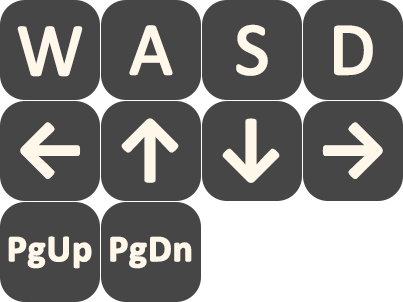
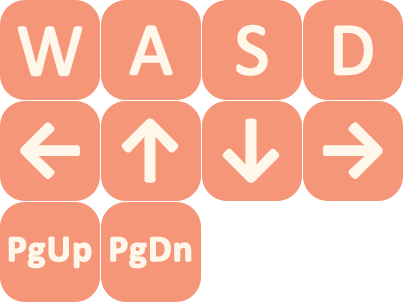
Two versions of the same layered image (w=403, h=302). Layer-by-layer changes:
painted on "Rounded Rectangle 1" (1st of 10, in "PgDn") over left=101, top=202, right=201, bottom=302
painted on "Rounded Rectangle 1" (2nd of 10, in "PgUp") over left=0, top=202, right=100, bottom=302
painted on "Rounded Rectangle 1" (3rd of 10, in "→") over left=303, top=101, right=403, bottom=201
painted on "Rounded Rectangle 1" (4th of 10, in "↓") over left=202, top=101, right=302, bottom=201
painted on "Rounded Rectangle 1" (5th of 10, in "↑") over left=101, top=101, right=201, bottom=201
painted on "Rounded Rectangle 1" (6th of 10, in "<") over left=0, top=101, right=100, bottom=201
painted on "Rounded Rectangle 1" (7th of 10, in "D") over left=303, top=0, right=403, bottom=100
painted on "Rounded Rectangle 1" (8th of 10, in "S") over left=202, top=0, right=302, bottom=100
painted on "Rounded Rectangle 1" (9th of 10, in "A") over left=101, top=0, right=201, bottom=100
painted on "Rounded Rectangle 1" (10th of 10, in "W") over left=0, top=0, right=100, bottom=100
